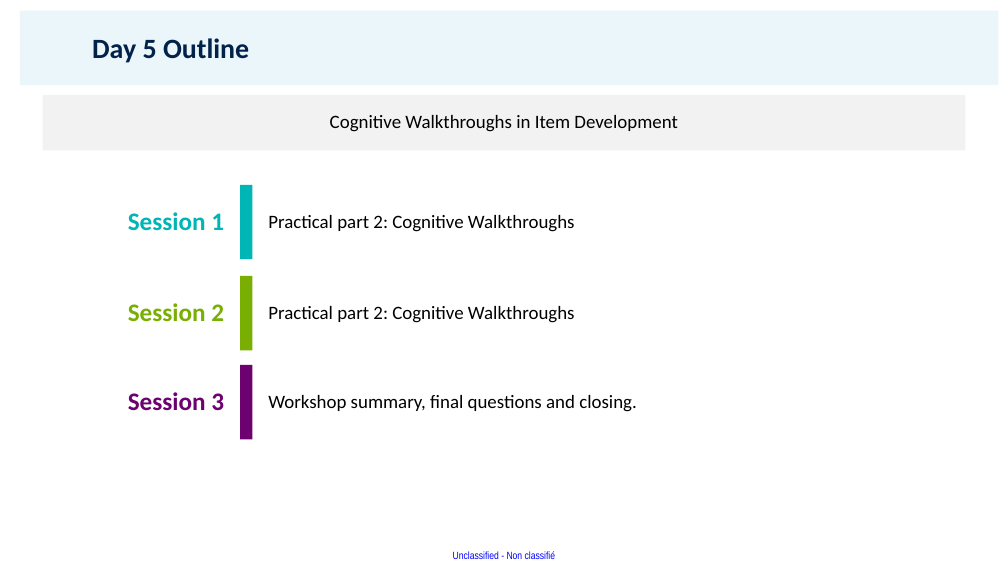
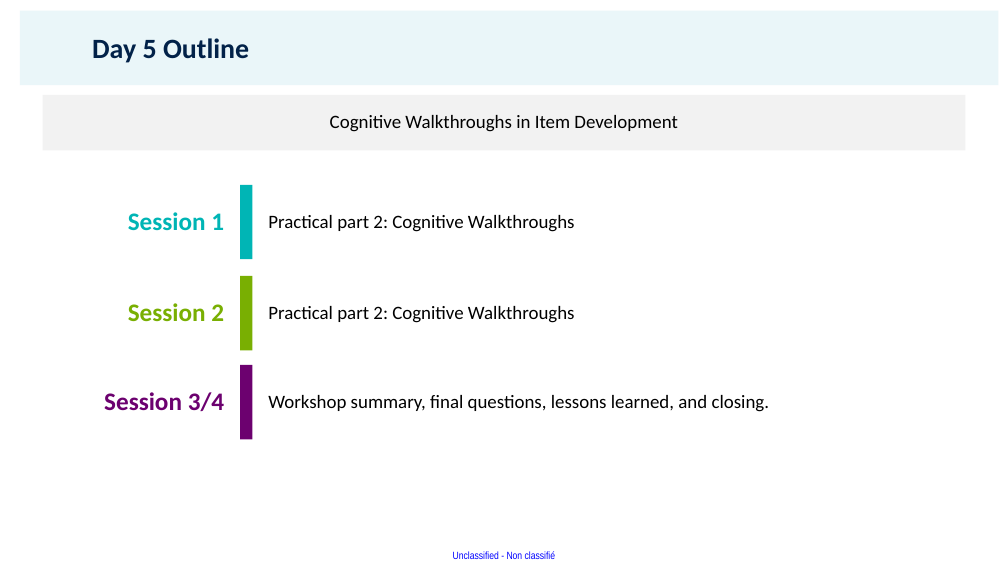
Before and after one commit to sumrandomr/sumrandomr.github.io, a slide deck: slide 3 of materials/EdMeasurement and Item Development_Day5_Revised.pptx. Drawn at 1008x567 pixels with LibreOffice and Linux fonts; fonts in the diff are those of the drawing; background and template pictures are left out. Boxes give left, top, right and bottom in pixels: in the first picture for what was removed or moved away, otherwise in the second. Text is boxed around its words. In the diff, an @@ line names an element or a change of style, - is before the commit and + after.

Commit message:
Day 5 Update

```diff
--- a/materials/EdMeasurement and Item Development_Day5_Revised.pptx
+++ b/materials/EdMeasurement and Item Development_Day5_Revised.pptx
@@ text at (x1=104, y1=392, x2=224, y2=411): text changed @@
-Session 3
+Session 3/4
@@ text at (x1=268, y1=395, x2=770, y2=412): text changed @@
-Workshop summary, final questions and closing.
+Workshop summary, final questions, lessons learned, and closing.
```
Also in this commit, not shown: 1 other slide changed.
